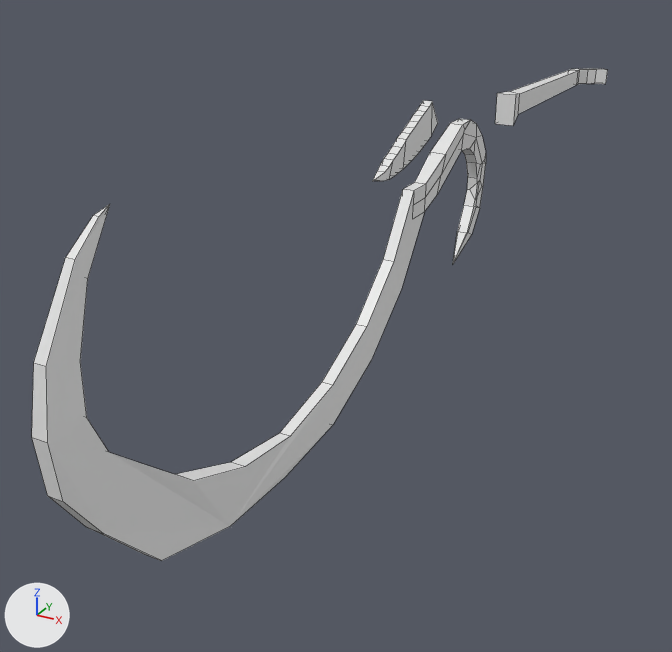
One commit to the Blender file Iso Adventure/Assets/Models/Player/sword.blend: the scene before it, then after it.
Rendered twice from a 50 mm lens placed at (0.77, -2.65, 0.45), pointed at (-0.15, -0.99, -0.38). The axes (+X, +Y, +Z) are drawn at lower left. The lights are the same throughout. Mesh edges are drawn as thin lines.
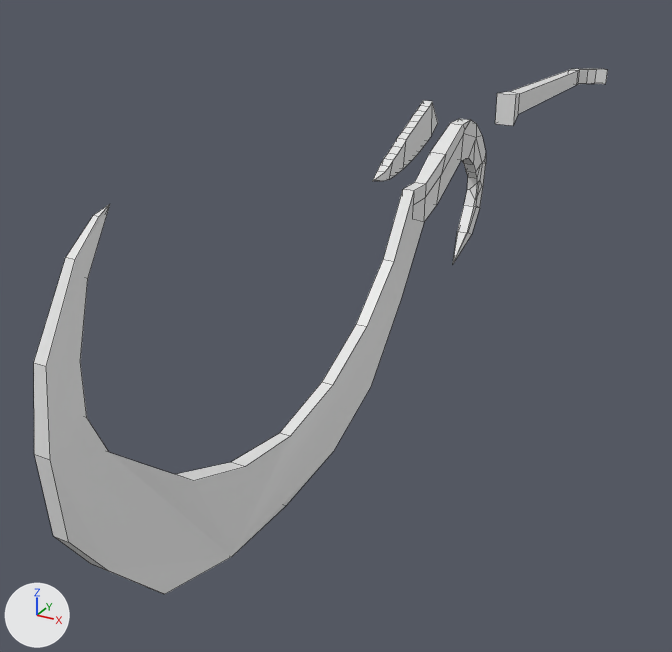
Scene script edits in JSON lines:
```json
{"block": "me_cube_001", "where": "me_cube_001.from_pydata(...)  # 207 vertices, 160 faces; spans x -0.04..0.08, y -1.97..0.36, z -0.47..0.13"}
{"block": "me_cube_001", "where": "# used by ob_cube; location = (0.0, 0.0, 0.0)"}
{"block": "me_cube_001", "where": "# before: 30 (-0.02, -0.86, -0.13), 31 (0.0, -0.86, -0.13) at pixel (424, 211), 33 (0.0, -0.67, -0.04) at pixel (461, 150), 34 (-0.02, -0.67, -0.04), 47 (0.01, -0.81, -0.11) at pixel (437, 194)"}
{"block": "me_cube_001", "where": "# before: 50 (-0.03, -0.81, -0.1), 89 (-0.02, -0.62, -0.04), 90 (-0.02, -0.58, -0.06) at pixel (464, 153), 92 (0.0, -0.58, -0.06) at pixel (474, 154), 93 (0.0, -0.62, -0.04) at pixel (469, 148)"}
{"block": "me_cube_001", "where": "# before: 95 (-0.02, -0.57, -0.09) at pixel (466, 161), 99 (0.0, -0.57, -0.09) at pixel (476, 162), 107 (-0.02, -0.97, -0.27), 108 (0.0, -0.97, -0.27) at pixel (401, 288), 111 (-0.02, -1.11, -0.38)"}
{"block": "me_cube_001", "where": "# before: 112 (0.0, -1.11, -0.38) at pixel (371, 360), 115 (-0.02, -1.27, -0.45), 116 (0.0, -1.27, -0.45) at pixel (333, 424), 119 (-0.02, -1.45, -0.47), 120 (0.0, -1.45, -0.47) at pixel (285, 477)"}
{"block": "me_cube_001", "where": "# before: 123 (-0.02, -1.62, -0.47), 124 (0.0, -1.62, -0.47) at pixel (230, 526), 127 (-0.03, -1.8, -0.41) at pixel (142, 553), 128 (0.01, -1.8, -0.41) at pixel (161, 560), 131 (-0.03, -1.9, -0.3) at pixel (85, 526)"}
{"block": "me_cube_001", "where": "# before: 132 (0.01, -1.9, -0.3) at pixel (103, 533), 135 (-0.02, -1.96, -0.21) at pixel (47, 495), 136 (0.0, -1.96, -0.21) at pixel (63, 501), 139 (-0.02, -1.97, -0.12) at pixel (31, 437), 140 (0.0, -1.97, -0.12) at pixel (47, 442)"}
{"block": "me_cube_001", "change": "me_cube_001 part 1"}
{"op": "add", "block": "me_cube_001", "code": "for i in [30, 31, 33, 34, 47, 50, 89, 90, 92, 93, 95, 99, 107, 108, 139, 140]: me_cube_001.vertices[i].co += Vector((0.0, 0.0, -0.02))"}
{"op": "add", "block": "me_cube_001", "code": "for i in [111, 112, 115, 116, 119, 120, 123, 124, 127, 128, 131, 132, 135, 136]: me_cube_001.vertices[i].co += Vector((0.0, 0.0, -0.06))"}
```

What differs and where, as boxes [x1, y1, x2, y2] in the pictures (672 x 652 px; the box of a moved part takes in the faces that stretch with it):
```json
{"object": "Cube", "change": "reshaped", "before": [32, 68, 608, 561], "after": [34, 68, 608, 594], "on screen": "7% taller"}
{"part": 1, "of": "me_cube_001", "change": "moved or reshaped", "before": [32, 140, 481, 561], "after": [34, 140, 481, 594]}
```
